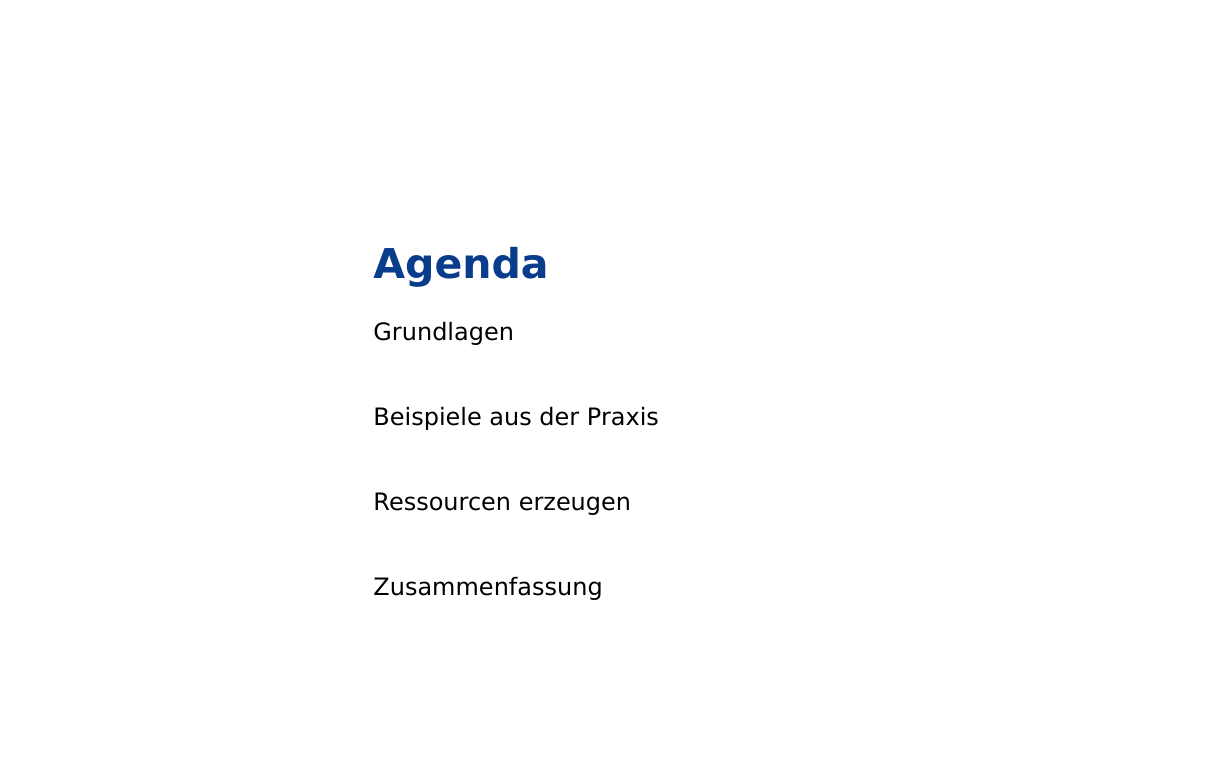
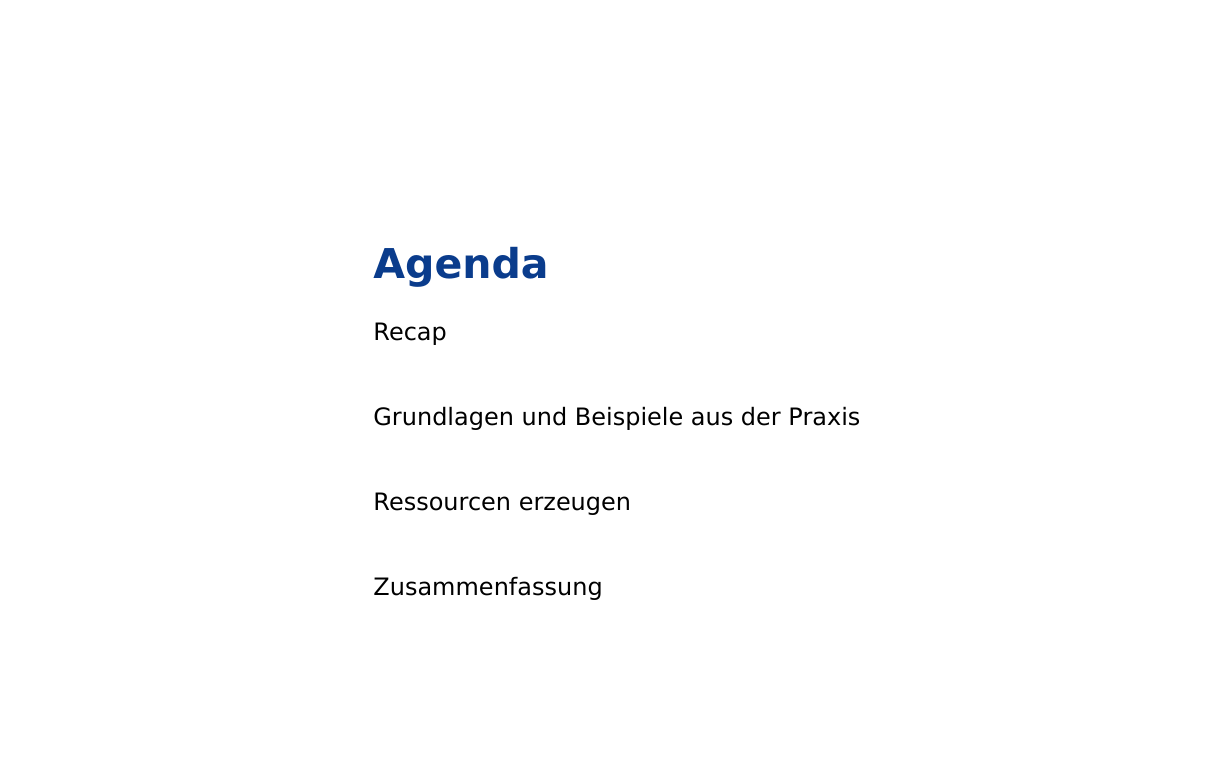
Before and after one commit to grothesk/deepshore-labs, a slide deck: slide 2 of 04-configmaps-und-secrets/deeptalk-04.pptx. Drawn at 1232x770 pixels with LibreOffice and Linux fonts; fonts in the diff are those of the drawing; background and template pictures are left out. Boxes give left, top, right and bottom in pixels: in the first picture for what was removed or moved away, otherwise in the second. Text is boxed around its words. In the diff, an @@ line names an element or a change of style, - is before the commit and + after.

```diff
--- a/04-configmaps-und-secrets/deeptalk-04.pptx
+++ b/04-configmaps-und-secrets/deeptalk-04.pptx
@@ text at bbox=[373, 322, 860, 430]: text changed @@
-Grundlagen
-Beispiele aus der Praxis
+Recap
+Grundlagen und Beispiele aus der Praxis
```
Also in this commit, not shown: 5 other slides changed, 1 slide added, 1 other file.
